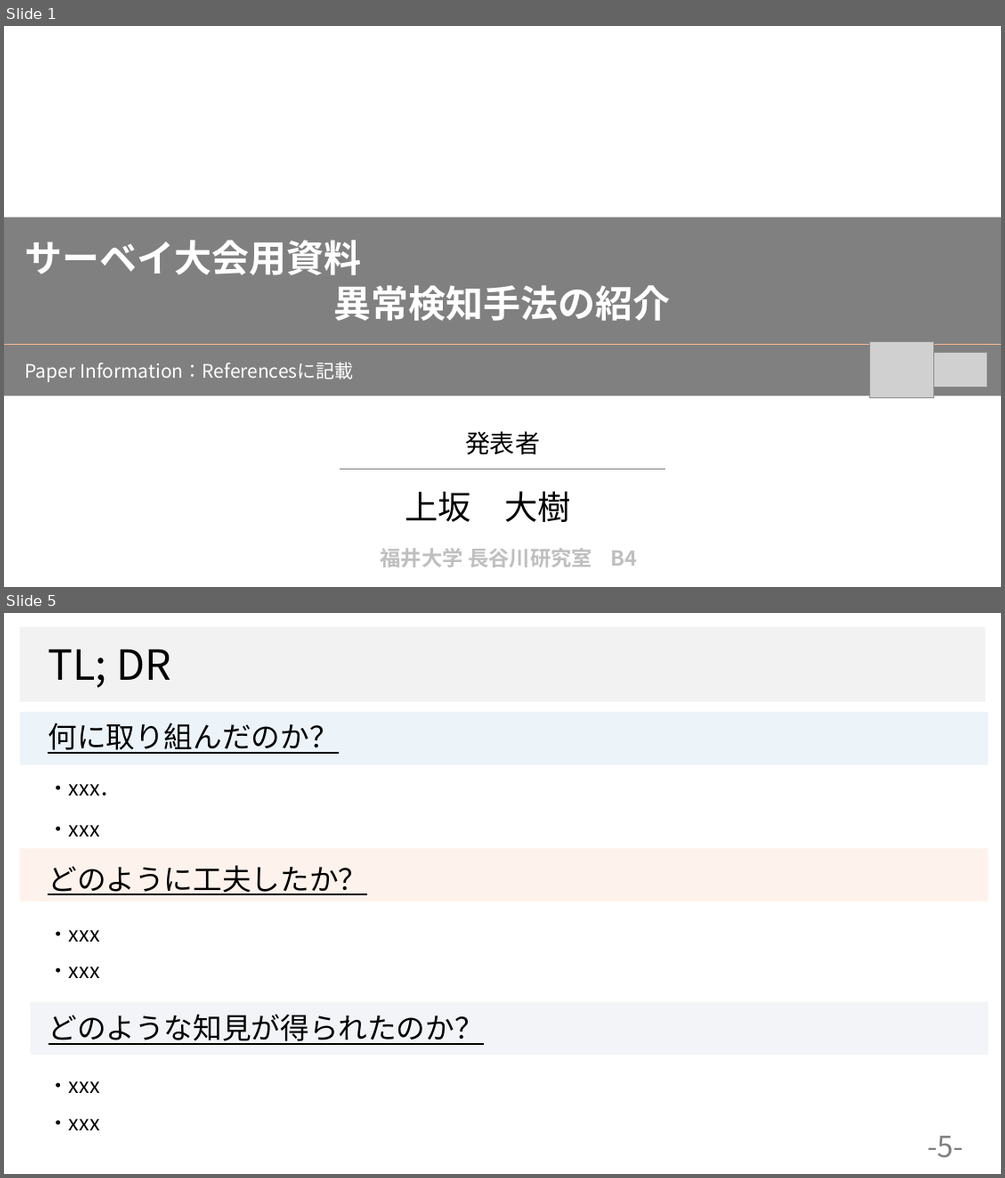
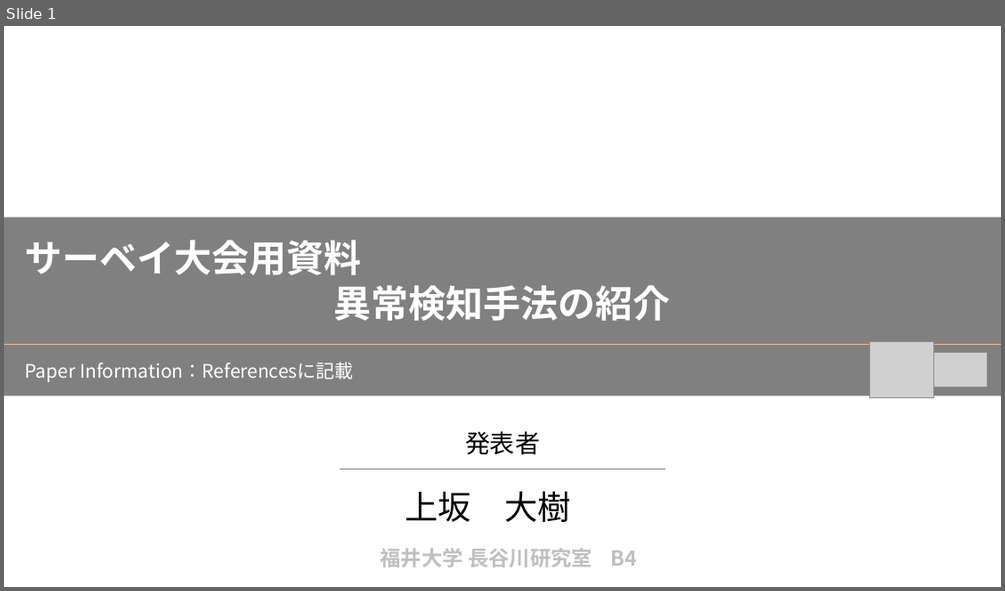
Before and after one commit to dhia-github/haselab-all, a slide deck: 発表資料/サーベイ大会資料.pptx. Shown one above the other, each under a label of ours: slides 1 and 5 before the commit, slide 1 after it; the slides between them are not shown. The pictures are 1005x1178 and 1005x591 pixels, drawn with LibreOffice and Linux fonts; fonts in the diff are those of the drawing; grey boxes stand for pictures; background and template pictures are left out. Boxes give left, top, right and bottom in pixels: in the first picture for what was removed or moved away, otherwise in the second. Text is boxed around its words. In the diff, an @@ line names an element or a change of style, - is before the commit and + after.

```diff
--- a/発表資料/サーベイ大会資料.pptx
+++ b/発表資料/サーベイ大会資料.pptx
@@ slide 5 removed at (x1=4, y1=613, x2=1001, y2=1174), background #FFFFFF @@
@@ rectangle removed at (x1=20, y1=627, x2=986, y2=702) @@
@@ text removed at (x1=48, y1=649, x2=171, y2=688) @@
-TL; DR
@@ rectangle removed at (x1=20, y1=712, x2=988, y2=765) @@
@@ text removed at (x1=48, y1=722, x2=338, y2=754) @@
-何に取り組んだのか？
@@ text removed at (x1=48, y1=784, x2=121, y2=795) @@
-・xxx．
@@ text removed at (x1=48, y1=825, x2=99, y2=836) @@
-・xxx
@@ rectangle removed at (x1=20, y1=849, x2=988, y2=901) @@
@@ text removed at (x1=48, y1=865, x2=367, y2=895) @@
-どのように工夫したか？
@@ text removed at (x1=48, y1=930, x2=100, y2=941) @@
-・xxx
@@ text removed at (x1=48, y1=966, x2=99, y2=978) @@
-・xxx
@@ rectangle removed at (x1=30, y1=1002, x2=988, y2=1055) @@
@@ text removed at (x1=48, y1=1013, x2=484, y2=1045) @@
-どのような知見が得られたのか？
@@ text removed at (x1=48, y1=1081, x2=100, y2=1093) @@
-・xxx
@@ text removed at (x1=48, y1=1119, x2=100, y2=1130) @@
-・xxx
@@ page number removed at (x1=928, y1=1135, x2=964, y2=1158) @@
--5-
```
Also in this commit, not shown: 3 slides changed, 14 slides added, 3 other slides removed.
